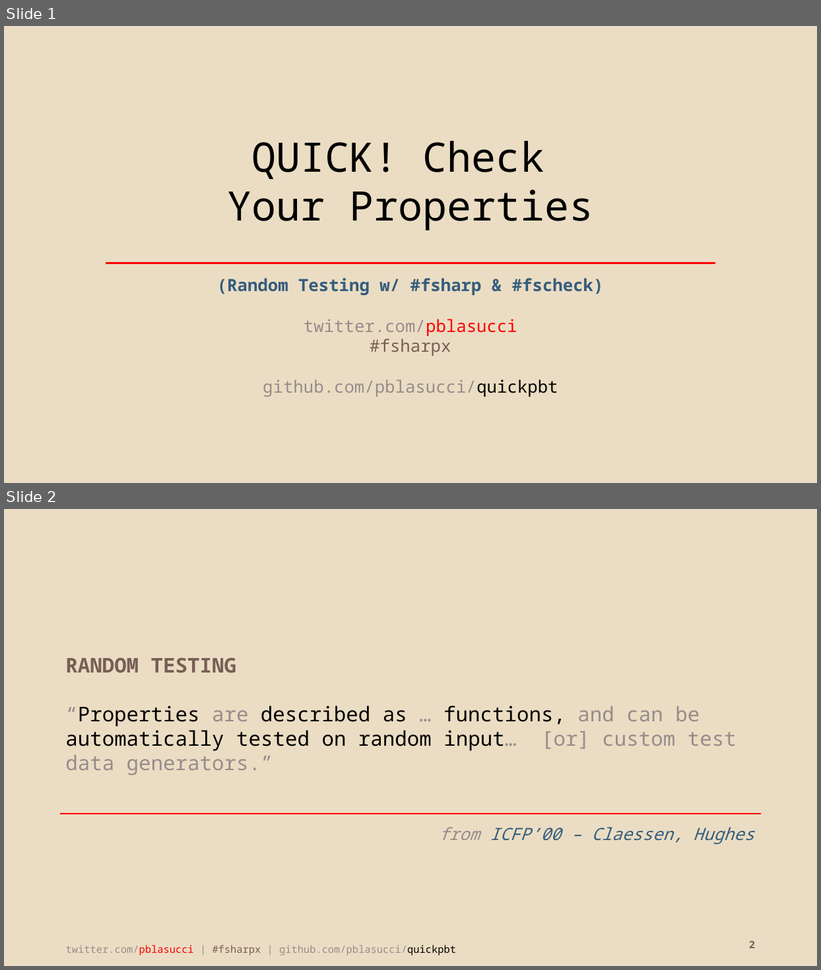
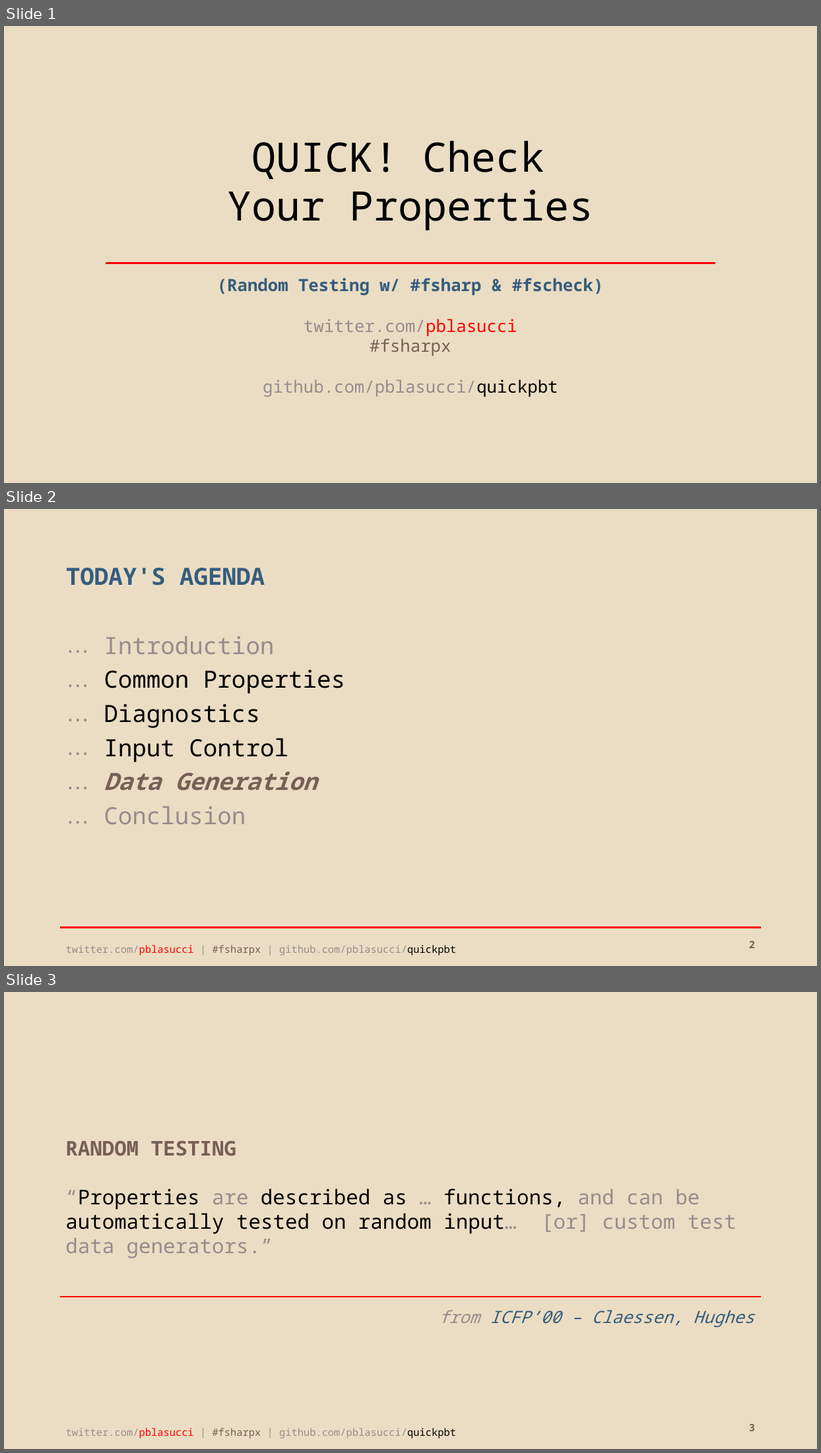
Before and after one commit to pblasucci/quickpbt, a slide deck: quickpbt.pptx. Shown one above the other, each under a label of ours: slides 1 and 2 before the commit, slides 1, 2 and 3 after it. The pictures are 821x970 and 821x1453 pixels, drawn with LibreOffice and Linux fonts; fonts in the diff are those of the drawing. Boxes give left, top, right and bottom in pixels: in the first picture for what was removed or moved away, otherwise in the second. Text is boxed around its words. In the diff, an @@ line names an element or a change of style, - is before the commit and + after.

Commit message:
added agenda slide

```diff
--- a/quickpbt.pptx
+++ b/quickpbt.pptx
@@ slide 2 added at (4, 509, 817, 966), background #EBDDC3 @@
@@ title added at (66, 568, 265, 586), 28 pt, text #355D7E, bold @@
+TODAY'S AGENDA
@@ text added at (104, 636, 345, 824), 28 pt, text #000000 @@
+… Introduction
+… Common Properties
+… Diagnostics
+… Input Control
+… Data Generation
+… Conclusion
@@ line added from (60, 927) to (762, 927), #FF0000 2.25 pt @@
@@ page number added at (749, 941, 755, 949), 12 pt, text #775F55, bold @@
+2
@@ text added at (66, 945, 456, 956), 12 pt, text #968C8C @@
+twitter.com/pblasucci | #fsharpx | github.com/pblasucci/quickpbt
@@ what was slide 2 is now slide 3 @@
@@ page number at (749, 1424, 755, 1432): text changed @@
-2
+3
```
Also in this commit, not shown: 2 slides changed, 1 other file.
